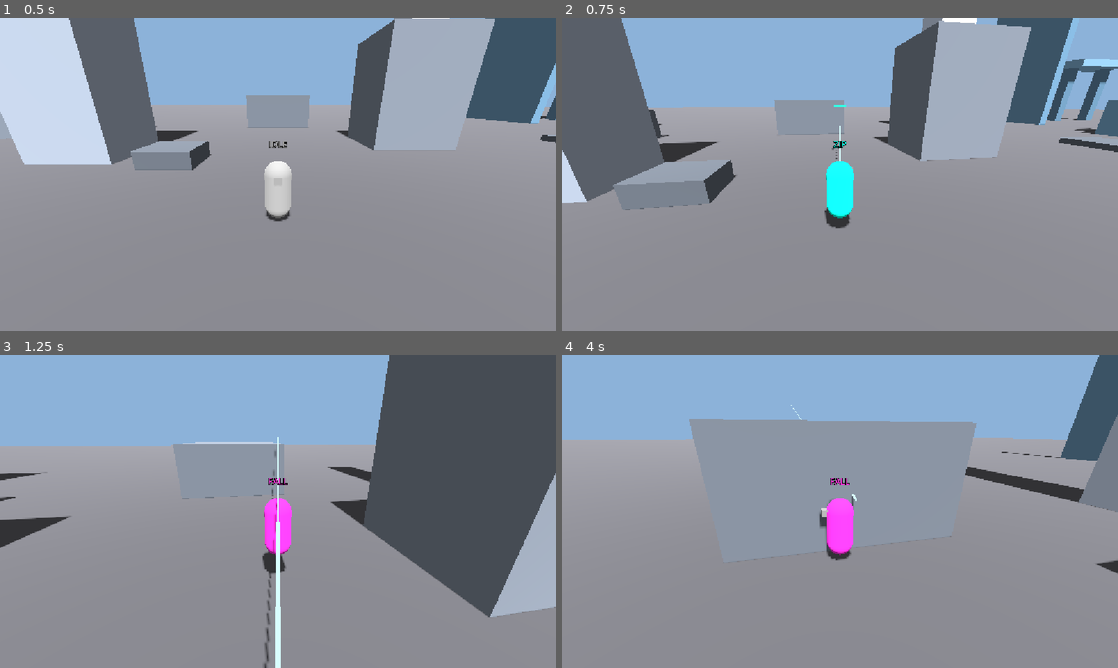
Above: before the commit, frames 1-4 (two rows, left to right).
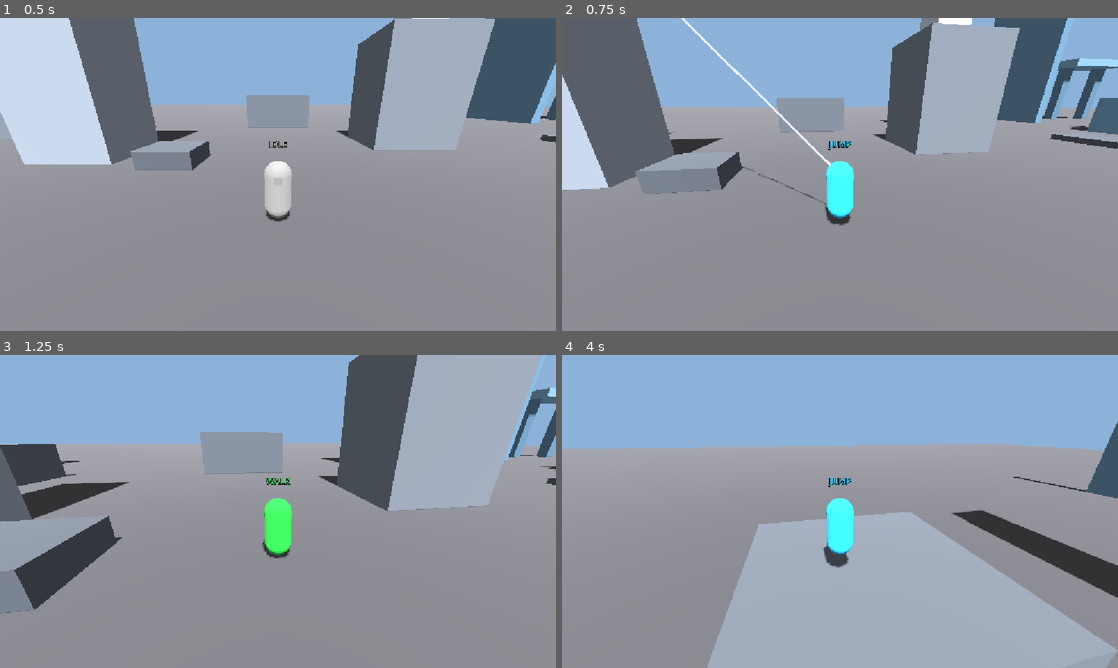
Above: after the commit, the same moments.

Repository: chesta132/spider-physics
Game: Godot game, scene res://scenes/main.tscn
Two runs of this game, one before a commit and one after it. Both use one fixed random seed, a clock stepped at 60 frames per second and the inputs below.
Inputs (mouse positions are in pixels of both pictures, inside the frame that each line leads up to):
- Up to frame 1 (0.5 s): no input
- Up to frame 2 (0.75 s): tap Enter at 0.5 s; move the mouse to (867, 174) at 0.52 s; hold W (move_forward) from 0.53 s (still down); hold Space (jump) from 0.53 s (still down); tap Ctrl (zip) at 0.6 s; click (867, 174) at 0.67 s
- Up to frame 3 (1.25 s): keep holding W (move_forward); keep holding Space (jump)
- Up to frame 4 (4 s): keep holding W (move_forward); move the mouse to (812, 511) at 1.27 s; release Space (jump) at 1.28 s; tap Space (jump) at 1.35, 1.52, 1.82, 2.3, 3.02, 3.32, 3.77, 3.8 s; tap Ctrl (zip) at 1.55, 3.05 s; move the mouse to (851, 505) at 2.02 s; hold Mouse wheel up (cam_zoom_in) 2.03-2.78 s; move the mouse to (834, 517) at 2.77 s; tap Mouse wheel down (cam_zoom_out) at 2.85 s; click (834, 517) at 2.92 s; move the mouse to (878, 514) at 3.52 s; hold Shift (fast_dive) from 3.53 s (still down)

Frame 1 is identical in both runs. In frame 2, 9.0% of the frame differs, in the area x 0-100%, y 0-68%; in frame 3, 33%; in frame 4, 38%, in the area x 0-100%, y 0-100%.

Commit message:
Zip refinement 2: perch hints from below, outward facing on Watching, no-hint air dash instead of web into empty air

Diff:
--- a/scripts/player_controller.gd
+++ b/scripts/player_controller.gd
@@ -204,8 +204,8 @@
 	landing = false
 	if zip_node.start_perch(cam_ref, get_rid(), global_position, velocity):
 		last_event = "Zip to perch"
-	elif zip_node.start_boost(_flat_forward(), global_position, velocity):
-		last_event = "Web-zip boost"
+	elif zip_node.start_dash(_flat_forward(), self, MASS):
+		last_event = "Air dash"
 
 
 func _zip_tick(dt: float) -> void:
@@ -220,6 +220,7 @@
 		"perched":
 			global_position = zip_node.perch_position()
 			velocity = Vector3.ZERO
+			visual.rotation.y = atan2(zip_node.perch_outward.x, zip_node.perch_outward.z)  # face out over the drop
 			watching = true
 			grounded = true
 			last_event = "Perched"
@@ -232,10 +233,6 @@
 			velocity = zip_node.arrive_vel
 			last_impulse = MASS * velocity
 			last_event = "Perch vault"
-			grounded = false
-		"boosted":
-			last_impulse = MASS * velocity
-			last_event = "Web-zip boost"
 			grounded = false
 	move_and_slide()
 	grounded = is_on_floor()
--- a/scripts/zip.gd
+++ b/scripts/zip.gd
@@ -27,8 +27,8 @@
 const PERCH_HINT_HZ := 12.0             # hint refresh rate (rays are cheap but not free)
 
 # Forward boost (no perch in view)
-const BOOST_TIME := 0.14                # s, how long the yank lasts
-const BOOST_SPEED := 19.0               # m/s, speed handed over
+const DASH_KICK := 12.0                 # m/s, speed added by an air dash along the camera direction
+const DASH_LINE_TIME := 0.2             # s, how long a dash shows its web line when a surface is hit
 const BOOST_LIFT := 0.18                # upward fraction of the boost direction
 
 var phase := Phase.IDLE
@@ -36,12 +36,15 @@
 var target := Vector3.ZERO
 var target_normal := Vector3.UP
 var perch := Vector3.ZERO               # best perch under the reticle
+var perch_outward := Vector3.FORWARD    # horizontal direction away from the building edge
 var has_perch := false
 var shoot_from := Vector3.ZERO
 var shoot_t := 0.0
 var tip := Vector3.ZERO
-var boost_dir := Vector3.FORWARD
-var boost_t := 0.0
+var dash_line_t := 0.0                  # s, how long a dash shows its web line
+var dash_from := Vector3.ZERO
+var dash_hit := Vector3.ZERO
+var dash_has_hit := false
 var f_zip := Vector3.ZERO               # N, pull force this tick (for the FBD)
 var work := 0.0                         # J, work done by the pull
 var impulse := Vector3.ZERO             # N s, total impulse from the pull
@@ -113,22 +116,56 @@
 			if hit.is_empty():
 				continue
 			var n: Vector3 = hit["normal"]
+			var p: Vector3 = hit["position"]
 			if n.y < 0.6:
-				continue  # only a top face can be perched on
-			var p: Vector3 = hit["position"]
+				var top := _top_above(p, n, body_rid)
+				if top == Vector3.INF:
+					continue
+				p = top
+				n = Vector3.UP
 			var d := origin.distance_to(p)
 			if d < PERCH_MIN_DIST or d > PERCH_MAX_DIST:
 				continue
 			if not _is_edge(p, n, body_rid):
 				continue
+			var outward := _edge_outward(p, n, body_rid)
 			var sc := p.y * 0.35 - d * 0.6 - absf(ix) * 0.4 - absf(iy) * 0.4  # close, high, near the reticle centre
 			if sc > best_sc:
 				best_sc = sc
 				best = p
+				perch_outward = outward
 	has_perch = best_sc != -1e9
 	if has_perch:
 		perch = best
 	return has_perch
+
+
+## Roof above a wall hit: drop a ray from above a point just inside the building, so its first hit is the roof top.
+func _top_above(p: Vector3, n: Vector3, body_rid: RID) -> Vector3:
+	var space := get_world_3d().direct_space_state
+	var inside := p - n * 0.2
+	var q := PhysicsRayQueryParameters3D.create(inside + Vector3.UP * 40.0, inside + Vector3.DOWN * 0.5)
+	q.exclude = [body_rid]
+	var hit := space.intersect_ray(q)
+	if hit.is_empty():
+		return Vector3.INF
+	var top: Vector3 = hit["position"]
+	return top if top.y > p.y + 0.5 else Vector3.INF
+
+
+## Find the horizontal direction from the edge out over the drop.
+func _edge_outward(p: Vector3, n: Vector3, body_rid: RID) -> Vector3:
+	var t1 := Vector3.RIGHT if absf(n.z) > 0.5 else Vector3.FORWARD
+	t1 = (t1 - n * t1.dot(n)).normalized()
+	var t2 := n.cross(t1)
+	for dir in [t1, -t1, t2, -t2]:
+		var from: Vector3 = p + dir * PERCH_EDGE_PROBE + n * 0.05
+		var q := PhysicsRayQueryParameters3D.create(from, from + Vector3.DOWN * 2.0)
+		q.exclude = [body_rid]
+		var hit := get_world_3d().direct_space_state.intersect_ray(q)
+		if hit.is_empty() or (hit["position"] as Vector3).y < p.y - PERCH_EDGE_DROP:
+			return dir.normalized()
+	return t1
 
 
 ## True when the surface point is within PERCH_EDGE_PROBE of a drop: an outer edge or corner.
@@ -166,20 +203,32 @@
 	return true
 
 
-## No perch in view: a quick forward yank with no anchor. Returns false only if already busy.
-func start_boost(cam_fwd: Vector3, body_pos: Vector3, body_vel: Vector3) -> bool:
-	mode = "boost"
-	boost_dir = (cam_fwd + Vector3.UP * BOOST_LIFT).normalized()
-	boost_t = BOOST_TIME
-	shoot_from = body_pos + Vector3(0, 1.4, 0)
-	tip = shoot_from + boost_dir * 12.0
-	target = shoot_from + boost_dir * RANGE
-	start_pos = body_pos
-	start_speed = body_vel.length()
-	work = 0.0
-	impulse = Vector3.ZERO
+## No perch in view: a forward air dash, an impulse along the camera direction. No web is fired.
+## The web line is drawn only when a real surface lies along the dash. It is visual and never attaches.
+func start_dash(cam_fwd: Vector3, body: CharacterBody3D, mass: float) -> bool:
+	var dir := (cam_fwd + Vector3.UP * BOOST_LIFT).normalized()
+	var v0 := body.velocity
+	var v1 := v0 + dir * DASH_KICK
+	body.velocity = v1
+	mode = "dash"
+	last_arrival = "dash"
+	impulse = mass * (v1 - v0)  # Ch.6: J = dp
+	start_pos = body.global_position
+	start_speed = v0.length()
+	last_dk = 0.5 * mass * (v1.length_squared() - v0.length_squared())
+	last_du = 0.0
+	work = last_dk  # Ch.6: W = dK, the dash has no height change
+	last_displacement = Vector3.ZERO
 	f_zip = Vector3.ZERO
-	phase = Phase.PULL
+	var from := body.global_position + Vector3(0, 1.4, 0)
+	var q := PhysicsRayQueryParameters3D.create(from, from + dir * RANGE)
+	q.exclude = [body.get_rid()]
+	var hit := get_world_3d().direct_space_state.intersect_ray(q)
+	dash_has_hit = not hit.is_empty() and from.distance_to(hit["position"]) >= MIN_DIST
+	dash_line_t = DASH_LINE_TIME if dash_has_hit else 0.0
+	if dash_has_hit:
+		dash_from = from
+		dash_hit = hit["position"]
 	return true
 
 
@@ -195,23 +244,6 @@
 		return "pull"
 	if phase != Phase.PULL:
 		return "idle"
-	if mode == "boost":
-		boost_t -= dt
-		var want := boost_dir * BOOST_SPEED
-		var dvb := want - body.velocity
-		f_zip = mass * dvb / maxf(dt, 0.0001)
-		impulse += f_zip * dt
-		body.velocity = want
-		tip = shoot_from + boost_dir * 12.0
-		work = 0.5 * mass * (want.length_squared() - start_speed * start_speed) \
-			+ mass * G * (body.global_position.y - start_pos.y)
-		if boost_t <= 0.0:
-			_detach(body.global_position)
-			last_arrival = "boost"
-			phase = Phase.IDLE
-			f_zip = Vector3.ZERO
-			return "boosted"
-		return "pull"
 	var d := target - body.global_position
 	var dist := d.length()
 	if dist <= ARRIVE_DIST:
@@ -281,8 +313,8 @@
 			_seg(_line, hand, tip)
 			_mark(target, true)
 		Phase.PULL:
-			_seg(_line, hand, tip if mode == "boost" else target)
-			_mark(target if mode == "perch" else tip, true)
+			_seg(_line, hand, target)
+			_mark(target, true)
 		_:
 			_line.visible = false
 			# Idle: refresh the perch hint a few times a second.
@@ -293,6 +325,9 @@
 				if cam:
 					find_perch(cam, _body_rid)
 			_mark(perch, has_perch)
+	if dash_line_t > 0.0:
+		dash_line_t -= delta
+		_seg(_line, dash_from, dash_hit)
 	if strand_t > 0.0:
 		_seg(_strand, strand_anchor, strand_tip)
 	else:
--- a/tests/step4_check.gd
+++ b/tests/step4_check.gd
@@ -105,27 +105,59 @@
 	Input.action_release("move_forward")
 	check("WASD ends watching", p.state != p.State.WATCHING)
 
-	# 6. No hint: forward web-zip boost, then detach
+	# 6. No hint: a forward air dash, no web into empty air
 	for i in 30:
 		await physics_frame
-	p.global_position = Vector3(59, 20, 20)
+	p.global_position = Vector3(30, 0.1, 0)
 	p.velocity = Vector3.ZERO
+	for i in 5:
+		await physics_frame
+	look(cam, cam.global_position + Vector3(0, 40, 0))
+	check("no perch hint at open sky for the dash test", not z.find_perch(cam, p.get_rid()))
+	var wl_d = p.get_node("WebLeft")
+	var v0: Vector3 = p.velocity
+	check("dash starts with no perch", z.start_dash(Vector3(0, 0, -1), p, MASS) and z.last_arrival == "dash")
+	check("dash adds forward speed (%.1f m/s)" % p.velocity.length(), p.velocity.length() > 11.0 and p.velocity.z < -10.0)
+	check("dash impulse equals m dv (%.0f N s)" % z.impulse.length(), absf(z.impulse.length() - MASS * (p.velocity - v0).length()) < 1.0)
+	check("dash over open sky draws no web line", z.dash_line_t == 0.0 and not z.dash_has_hit)
+	check("dash starts no zip and no web", z.phase == z.Phase.IDLE and wl_d.phase == wl_d.Phase.IDLE)
+	for i in 10:
+		await physics_frame
+	check("dash never enters the ZIP state", p.state != p.State.ZIP)
+	check("dash work equals dK (%.0f J)" % z.work, absf(z.work - z.last_dk) < 1.0)
+	p.global_position = Vector3(30, 0.1, 0)
+	p.velocity = Vector3.ZERO
+	for i in 5:
+		await physics_frame
+	z.start_dash(Vector3(1, 0, 0), p, MASS)
+	check("dash toward a wall draws the web line", z.dash_has_hit and z.dash_line_t > 0.0)
+	check("dash toward a wall still attaches nothing", wl_d.phase == wl_d.Phase.IDLE and z.phase == z.Phase.IDLE)
+
+	# 8. Perch hints from below, and the body faces outward once watching
+	for i in 30:
+		await physics_frame
+	p.global_position = Vector3(30, 0.1, 0)
+	p.velocity = Vector3.ZERO
+	for i in 5:
+		await physics_frame
+	look(cam, Vector3(38, 11.9, 1.0))
+	check("perch hint found from below, on the wall face", z.find_perch(cam, p.get_rid()))
+	check("hint sits on the roof above the face (y=%.2f)" % z.perch.y, z.perch.y > 13.0)
+	check("hint outward points away from the building (x=%.2f)" % z.perch_outward.x, z.perch_outward.x < -0.5)
+	z.start_perch(cam, p.get_rid(), p.global_position, p.velocity)
+	for i in 300:
+		await physics_frame
+		if p.state == p.State.WATCHING:
+			break
+	check("zip from below reaches WATCHING", p.state == p.State.WATCHING)
+	var facing: Vector3 = p.get_node("Visual").global_transform.basis.z
+	check("body faces outward over the drop (dot %.2f)" % facing.dot(z.perch_outward), facing.dot(z.perch_outward) > 0.9)
+	Input.action_press("move_forward")
 	for i in 3:
 		await physics_frame
-	look(cam, cam.global_position + Vector3(0, 40, 0))
-	var started: bool = z.start_boost(Vector3(0, 0, -1), p.global_position, p.velocity)
-	check("boost starts with no perch", started and z.mode == "boost")
-	var boosted := false
-	var peak_speed := 0.0
-	for i in 60:
+	Input.action_release("move_forward")
+	for i in 30:
 		await physics_frame
-		peak_speed = maxf(peak_speed, p.velocity.length())
-		if z.last_arrival == "boost":
-			boosted = true
-			break
-	check("boost yanks the body forward (peak %.1f m/s)" % peak_speed, peak_speed > 15.0)
-	check("boost detaches and drops a strand", boosted and z.strand_t > 0.0)
-	check("boost leaves forward momentum (vz=%.1f)" % p.velocity.z, p.velocity.z < -12.0)
 
 	# 7. F3 metrics during a perch zip
 	var hud: Node3D = p.get_node("PhysicsHUD")
Not shown, added: tools/set_zip_ctrl.gd.uid
